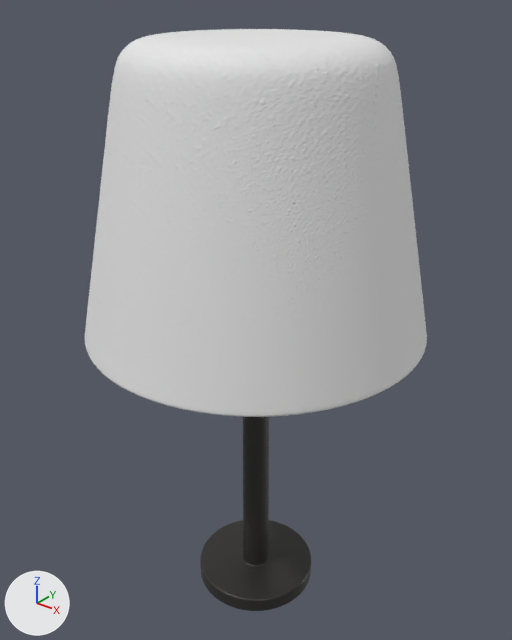
A saved change to the FBX model Signomaly/Assets/Models/Puzzles/PZ_LAMP_.fbx.
Camera for both pictures: a camera (50 mm lens) standing at (0.668, -0.834, 1.077) and looking at (-0.013, 0.017, 0.55). Lighting does not change. The marker at lower left points along +X, +Y and +Z. The older version comes first. Where no turn or scale is listed for an object, it has been applied to the vertices.

In view in the first picture: 'X_LAMP\t'.
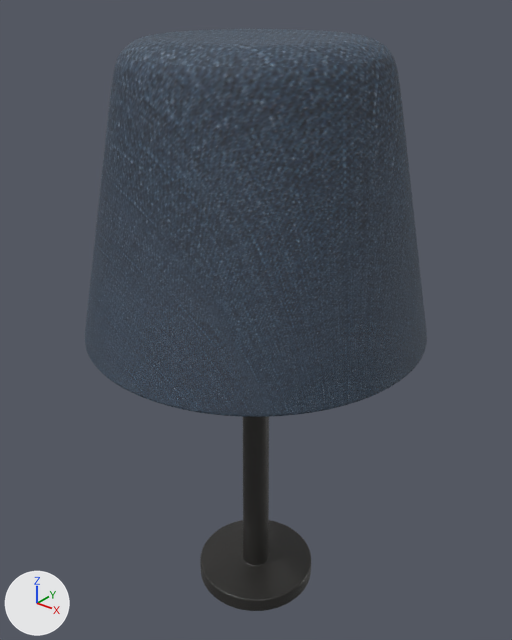
Where the newer file only moved an object's origin or applied its transform, the numbers keep the older frame.

Pixel boxes (x1, y1, x2, y2) of what changed, in the pictures (512 x 640 px):
'X_LAMP\t', surface changed (grey to blue): (85, 29, 427, 420) in both

Edits to the bpy script that builds the scene:
```text
Add img_fabric003_2k_jpg_color_jpg:
    img_fabric003_2k_jpg_color_jpg = load_image('Fabric003_2K-JPG_Color.jpg', '../../Textures/PZ_LAMP_.fbm/Fabric003_2K-JPG_Color.jpg', 1157, 2048, 'sRGB')
Change mat_material_025:
    where n2 = _N.new('ShaderNodeTexImage'); n2.name = 'Image Texture'
    n2.image: img_fabric003_2k_jpg_roughness_jpg -> img_fabric003_2k_jpg_color_jpg
    where n3 = _N.new('ShaderNodeTexImage'); n3.name = 'Image Texture.001'
    n3.image: img_fabric003_2k_jpg_normalgl_jpg -> img_fabric003_2k_jpg_roughness_jpg
    add n5 = _N.new('ShaderNodeTexImage'); n5.name = 'Image Texture.002'
    add n5.image = img_fabric003_2k_jpg_normalgl_jpg
    where n0 = _N.new('ShaderNodeBsdfPrincipled'); n0.name = 'Principled BSDF'
    where n4 = _N.new('ShaderNodeNormalMap'); n4.name = 'Normal Map'
    remove _L.new(n2.outputs[0], n0.inputs[2])  # 'Color' to 'Roughness'
    remove _L.new(n3.outputs[0], n4.inputs[1])  # 'Color' to 'Color'
    add _L.new(n2.outputs[0], n0.inputs[0])  # 'Color' to 'Base Color'
    add _L.new(n3.outputs[0], n0.inputs[2])  # 'Color' to 'Roughness'
    add _L.new(n5.outputs[0], n4.inputs[1])  # 'Color' to 'Color'
```
